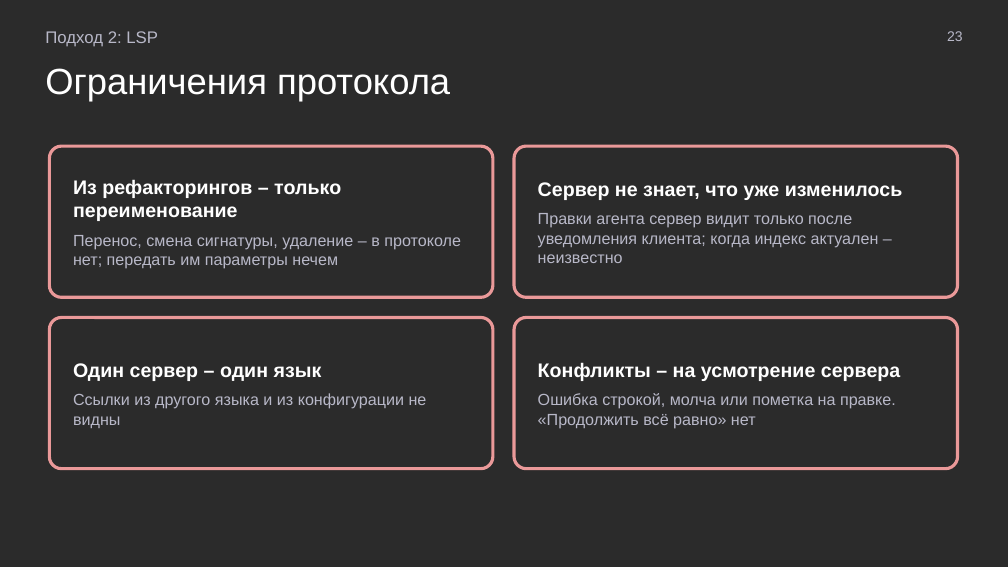
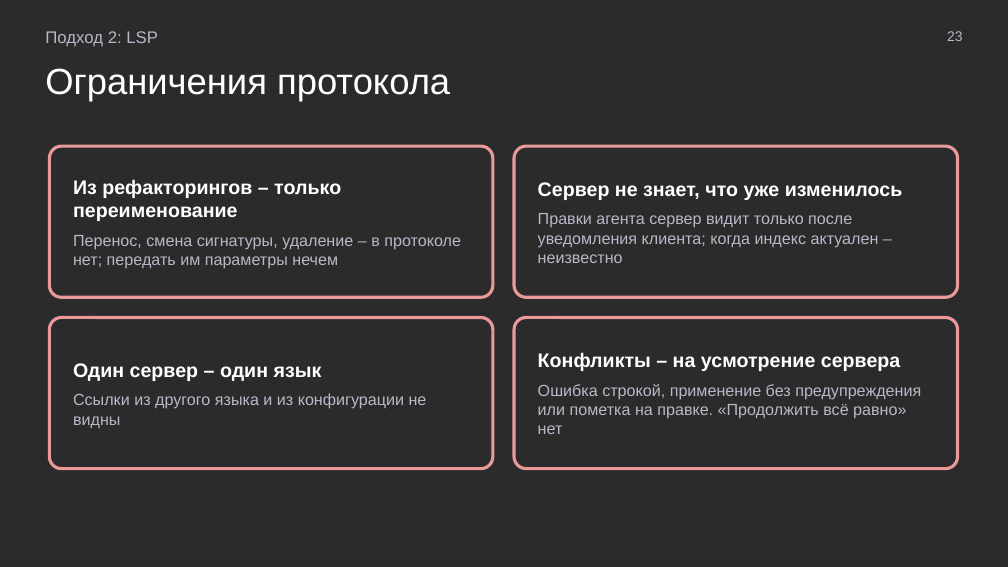
Before and after one commit to MchKosticyn/ide-refactoring-in-ai-agents, a slide deck: slide 23 of Доклад_ Рефакторинг в ИИ-агентах.pptx. Drawn at 1008x567 pixels with LibreOffice and Linux fonts; fonts in the diff are those of the drawing; background and template pictures are left out; a plain dark background stands for a picture behind light text. Boxes give left, top, right and bottom in pixels: in the first picture for what was removed or moved away, otherwise in the second. Text is boxed around its words. In the diff, an @@ line names an element or a change of style, - is before the commit and + after.

Commit message:
Description before demo in each approach; no cross-approach text on approach slides; merge manual edits

```diff
--- a/Доклад_ Рефакторинг в ИИ-агентах.pptx
+++ b/Доклад_ Рефакторинг в ИИ-агентах.pptx
@@ text in rounded rectangle at (538, 384, 921, 434): text changed @@
-Ошибка строкой, молча или пометка на правке. «Продолжить всё равно» нет
+Ошибка строкой, применение без предупреждения или пометка на правке. «Продолжить всё равно» нет
```
Also in this commit, not shown: 12 other slides changed, 1 other file.
